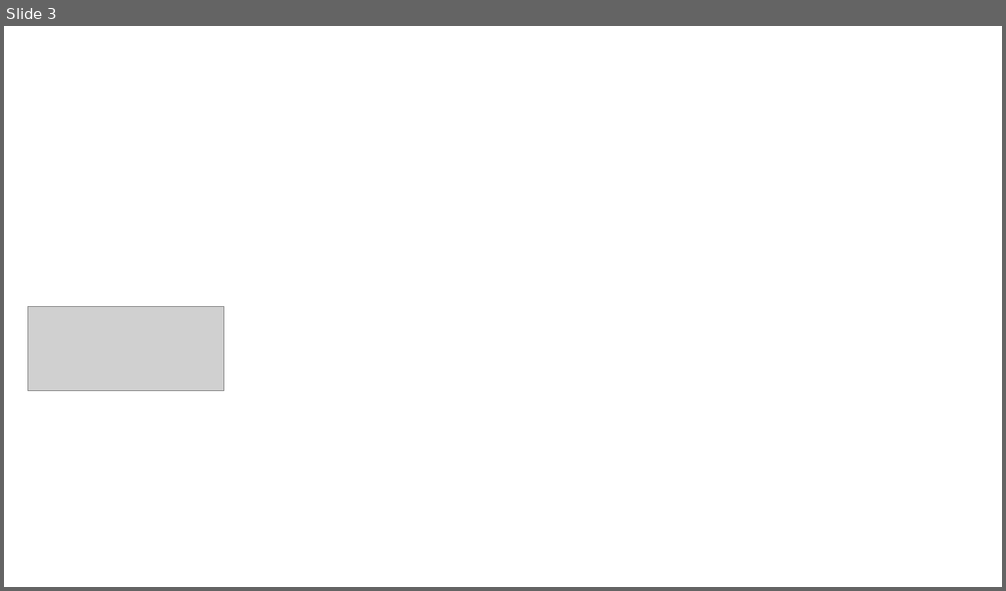
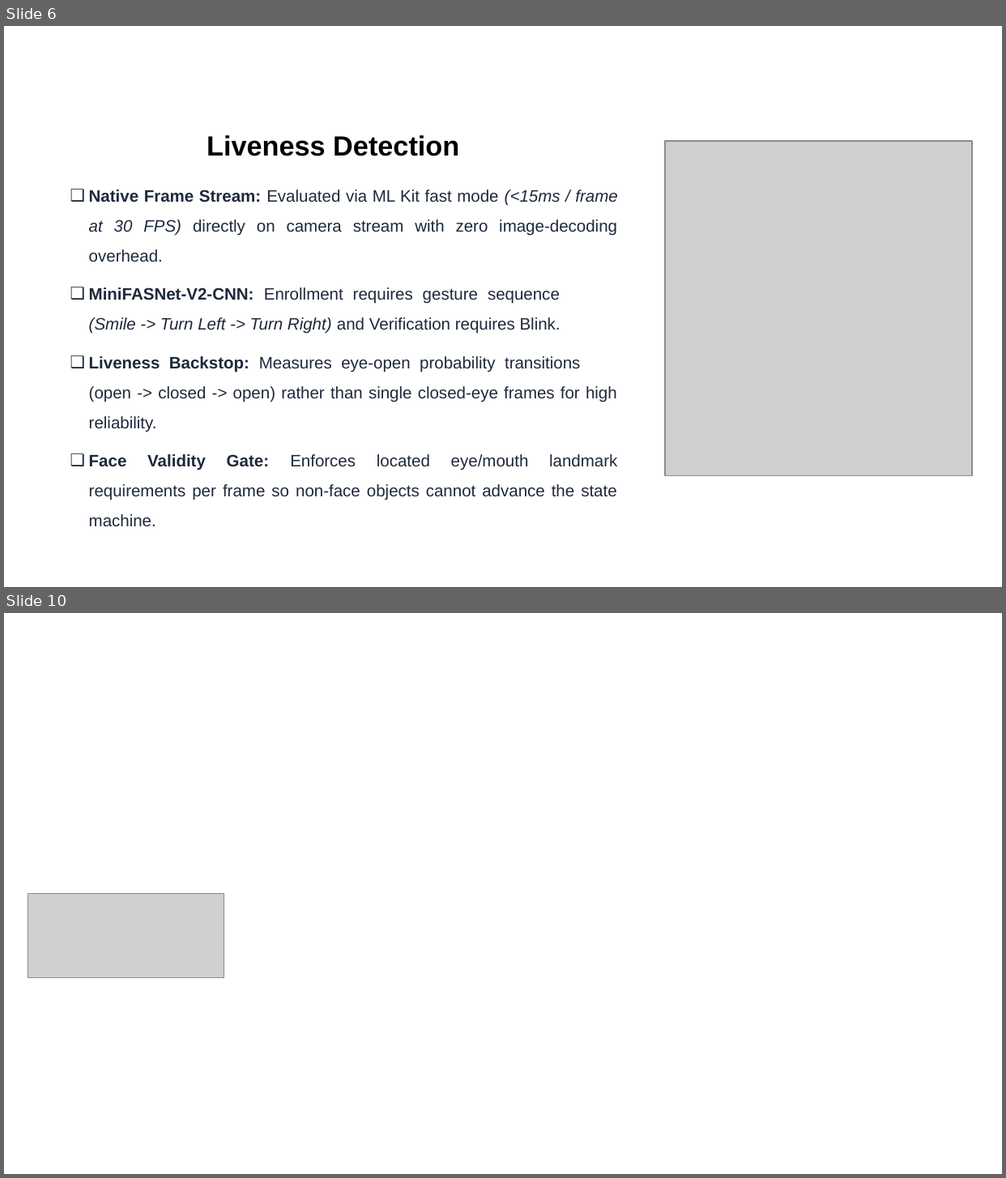
Before and after one commit to KRISHNA-BHAGAVAN/datalake-face-auth, a slide deck: NHAI_Hackathon_Pitch.pptx. Shown one above the other, each under a label of ours: slide 3 before the commit, slides 6 and 10 after it; the slides between them are not shown. The pictures are 1006x591 and 1006x1178 pixels, drawn with LibreOffice and Linux fonts; fonts in the diff are those of the drawing; grey boxes stand for pictures; background and template pictures are left out. Boxes give left, top, right and bottom in pixels: in the first picture for what was removed or moved away, otherwise in the second. Text is boxed around its words. In the diff, an @@ line names an element or a change of style, - is before the commit and + after.

```diff
--- a/NHAI_Hackathon_Pitch.pptx
+++ b/NHAI_Hackathon_Pitch.pptx
@@ slide 6 added at box(4, 26, 1002, 587), background #FFFFFF @@
@@ text added at box(206, 135, 459, 156), 20 pt, text #000000, bold @@
+Liveness Detection
@@ picture added at box(665, 141, 972, 475) @@
@@ text added at box(89, 190, 617, 527), 12 pt, text #1E293B @@
+❑ Native Frame Stream: Evaluated via ML Kit fast mode (<15ms / frame at 30 FPS) directly on camera stream with zero image-decoding overhead.
+❑ MiniFASNet-V2-CNN: Enrollment requires gesture sequence (Smile -> Turn Left -> Turn Right) and Verification requires Blink.
+❑ Liveness Backstop: Measures eye-open probability transitions (open -> closed -> open) rather than single closed-eye frames for high reliability.
+❑ Face Validity Gate: Enforces located eye/mouth landmark requirements per frame so non-face objects cannot advance the state machine.
@@ what was slide 3 is now slide 10 @@
```
Also in this commit, not shown: 6 other slides added, 2 slides removed.
